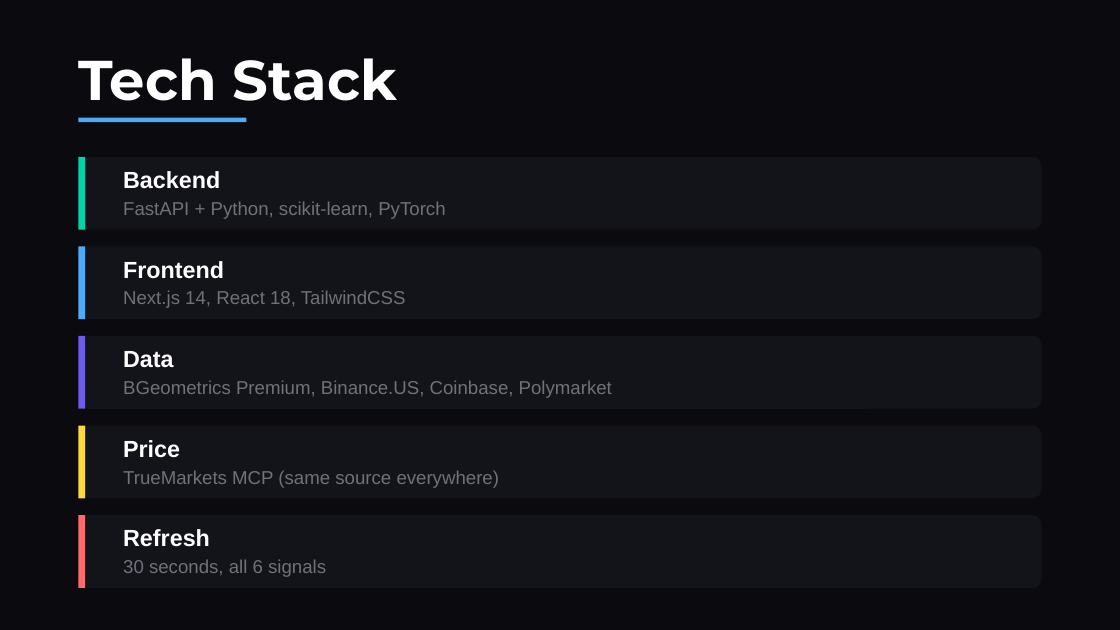
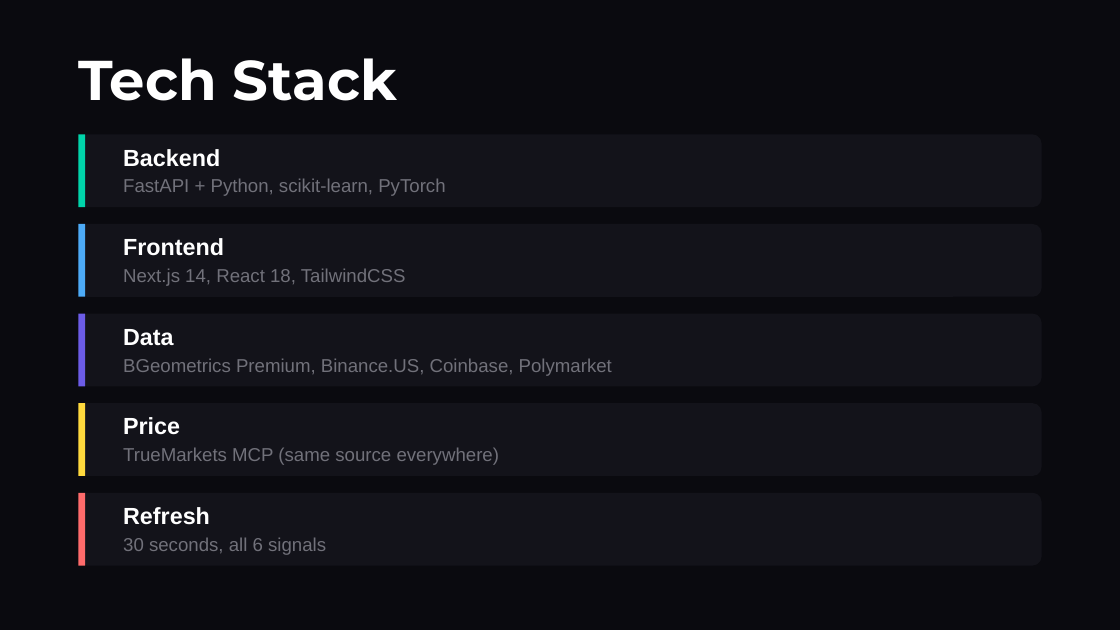
Before and after one commit to saieshagupta-cpu/truemarkets-predictions, a slide deck: slide 8 of TrueMarkets_Pitch_Deck.pptx (slide 7 before the commit). Drawn at 1120x630 pixels with LibreOffice and Linux fonts; fonts in the diff are those of the drawing. Boxes give left, top, right and bottom in pixels: in the first picture for what was removed or moved away, otherwise in the second. Text is boxed around its words. In the diff, an @@ line names an element or a change of style, - is before the commit and + after.

```diff
--- a/TrueMarkets_Pitch_Deck.pptx
+++ b/TrueMarkets_Pitch_Deck.pptx
@@ rectangle removed at (x1=78, y1=118, x2=246, y2=122) @@
@@ 6 texts, 3 rounded rectangles, 3 rectangles moved together from (x1=78, y1=171, x2=1042, y2=588) to (x1=78, y1=149, x2=1042, y2=566) @@
@@ 4 texts, 2 rounded rectangles, 2 rectangles moved together from (x1=78, y1=157, x2=1042, y2=547) to (x1=78, y1=134, x2=1042, y2=525) @@
```
Also in this commit, not shown: 6 other slides changed, 2 slides added, 1 slide removed, 6 other files.
